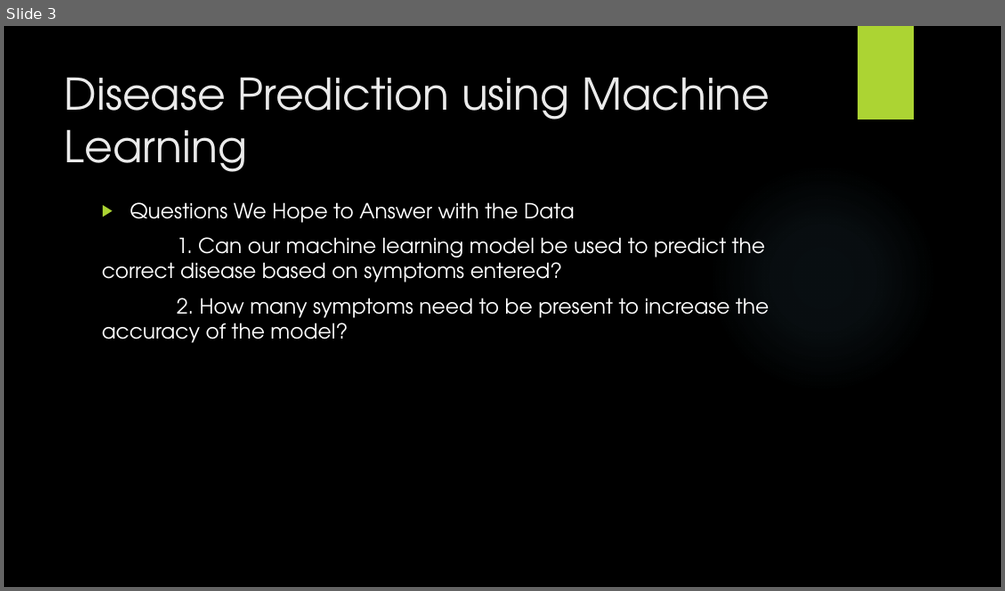
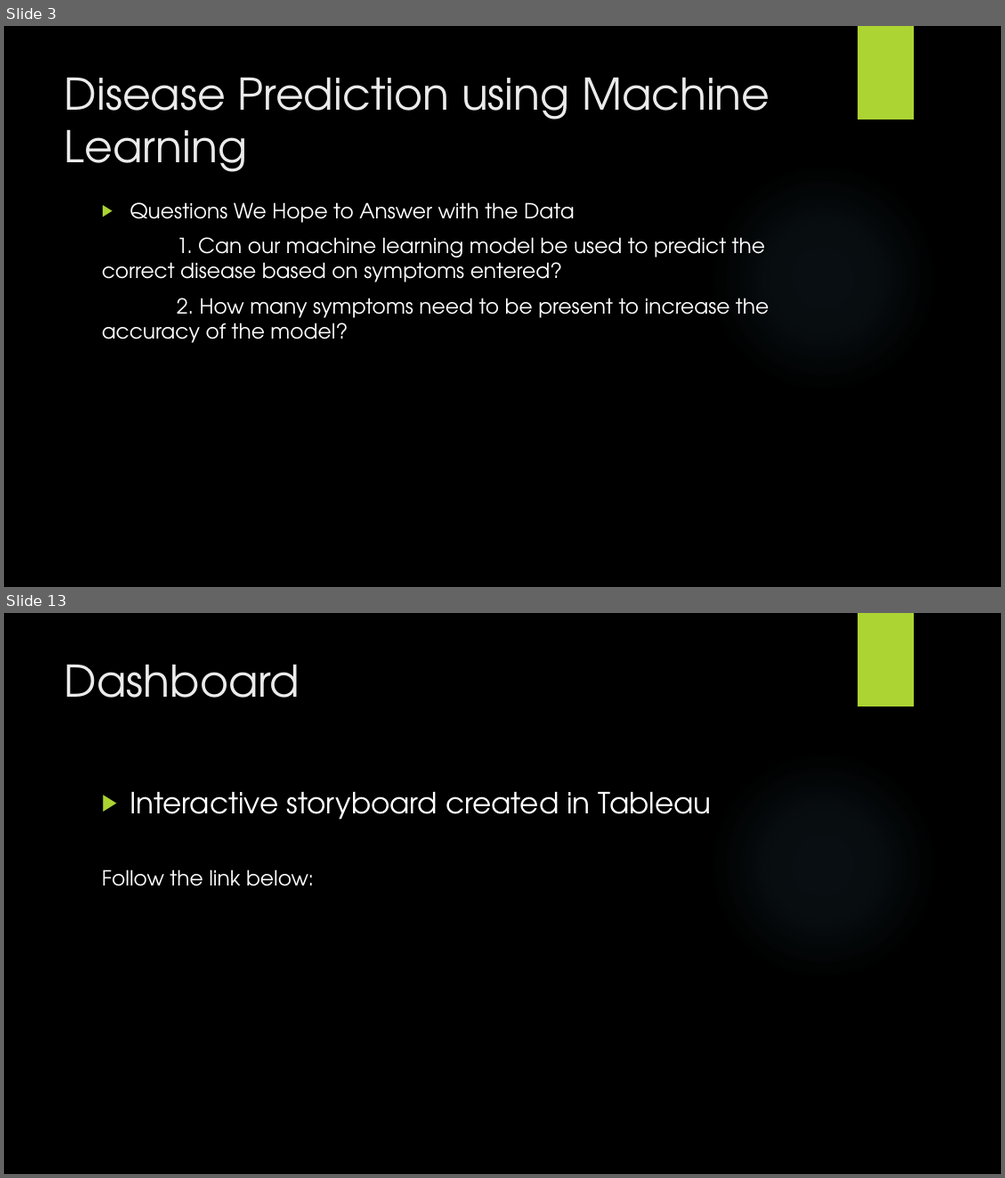
Before and after one commit to johnsetzer3/Disease_Prediction, a slide deck: Team_Code Blue Final Project.pptx. Shown one above the other, each under a label of ours: slide 3 before the commit, slides 3 and 13 after it; the slides between them are not shown. The pictures are 1005x591 and 1005x1178 pixels, drawn with LibreOffice and Linux fonts; fonts in the diff are those of the drawing; background and template pictures are left out. Boxes give left, top, right and bottom in pixels: in the first picture for what was removed or moved away, otherwise in the second. Text is boxed around its words. In the diff, an @@ line names an element or a change of style, - is before the commit and + after.

```diff
--- a/Team_Code Blue Final Project.pptx
+++ b/Team_Code Blue Final Project.pptx
@@ slide 13 added at [4, 613, 1001, 1174], background picture (left out); not listed: 2 template elements that a slide beside it also shows @@
@@ title added at [65, 664, 300, 698], 42 pt, text #EBEBEB @@
+Dashboard
@@ text added at [102, 792, 712, 886], 28 pt, text #FFFFFF @@
+▶ Interactive storyboard created in Tableau
+Follow the link below:
```
Also in this commit, not shown: 3 slides changed, 8 other slides added, 1 other file.
